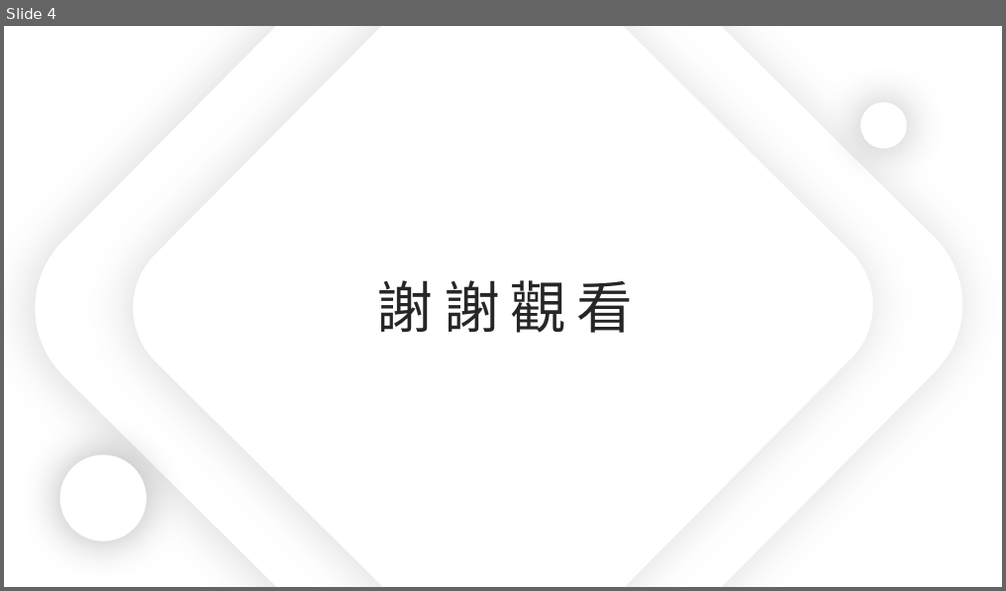
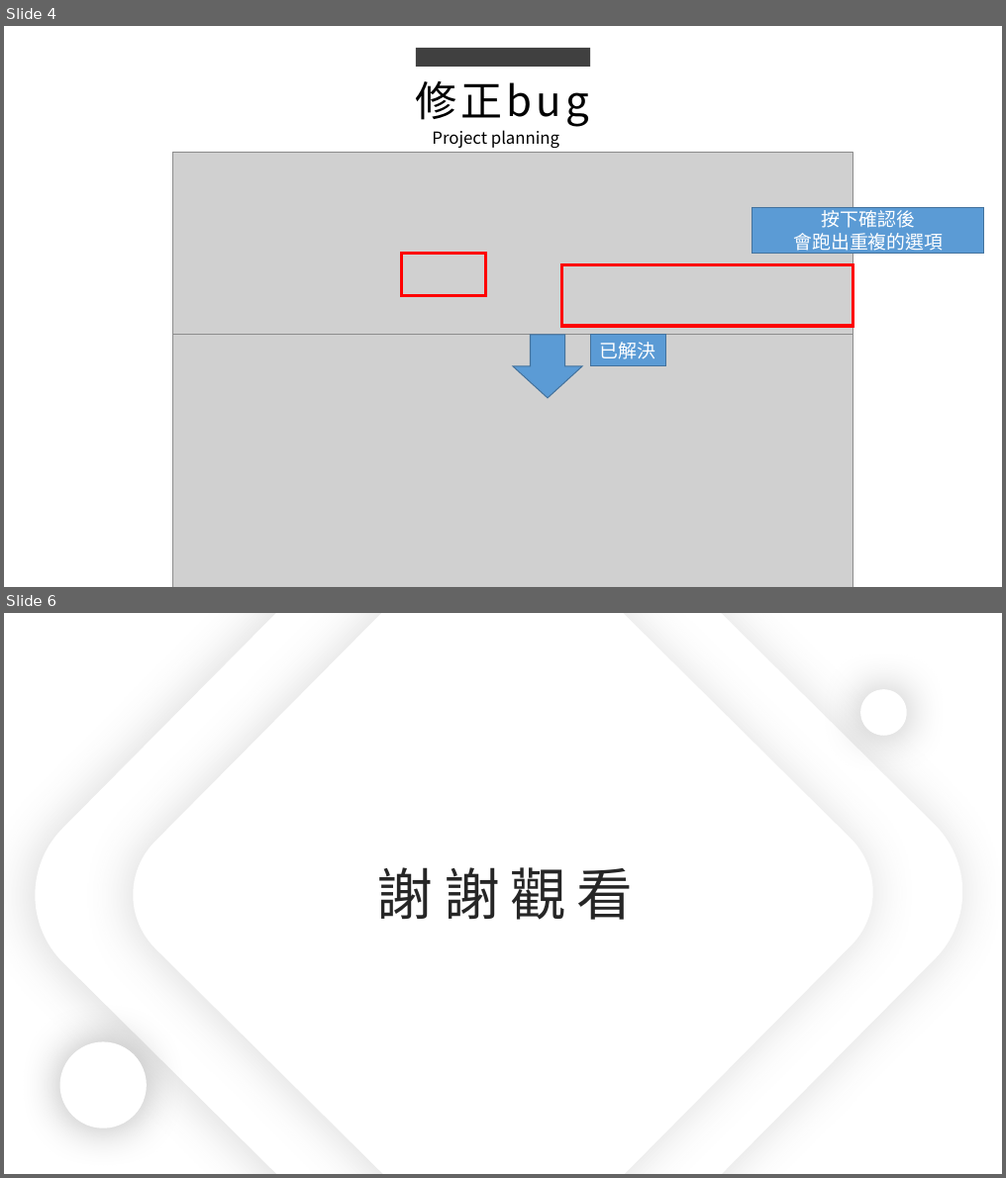
Before and after one commit to king637324/KnowledgeGreenhouseSystem, a slide deck: 工作日報_葉柏漢/2021.10/2021.10.26(加班)_2021.10.27工作日報_葉柏漢.pptx. Shown one above the other, each under a label of ours: slide 4 before the commit, slides 4 and 6 after it; the slides between them are not shown. The pictures are 1006x591 and 1006x1178 pixels, drawn with LibreOffice and Linux fonts; fonts in the diff are those of the drawing; grey boxes stand for pictures. Boxes give left, top, right and bottom in pixels: in the first picture for what was removed or moved away, otherwise in the second. Text is boxed around its words. In the diff, an @@ line names an element or a change of style, - is before the commit and + after.

```diff
--- a/工作日報_葉柏漢/2021.10/2021.10.26(加班)_2021.10.27工作日報_葉柏漢.pptx
+++ b/工作日報_葉柏漢/2021.10/2021.10.26(加班)_2021.10.27工作日報_葉柏漢.pptx
@@ slide 4 added at box(4, 26, 1002, 587), background #FFFFFF @@
@@ rectangle added at box(416, 48, 590, 67), fill #404040 @@
@@ text added at box(415, 81, 589, 127), 40 pt, text #000000 @@
+修正bug
@@ text added at box(432, 130, 559, 148), 16 pt, text #000000 @@
+Project planning
@@ picture added at box(172, 152, 853, 355) @@
@@ rectangle added at box(752, 207, 984, 253), fill #5B9BD5, outline #43739E 1 pt, 18 pt, text #FFFFFF @@
+按下確認後
+會跑出重複的選項
@@ rectangle added at box(402, 253, 485, 295), outline #FF0000 3 pt @@
@@ rectangle added at box(562, 266, 853, 326), outline #FF0000 3 pt @@
@@ picture added at box(172, 335, 853, 587) @@
@@ down arrow added at box(513, 335, 583, 399), fill #5B9BD5, outline #43739E 1 pt @@
@@ rectangle added at box(590, 335, 665, 367), fill #5B9BD5, outline #43739E 1 pt, 18 pt, text #FFFFFF @@
+已解決
@@ what was slide 4 is now slide 6 @@
```
Also in this commit, not shown: 1 slide changed, 1 other slide added, 3 other files.
